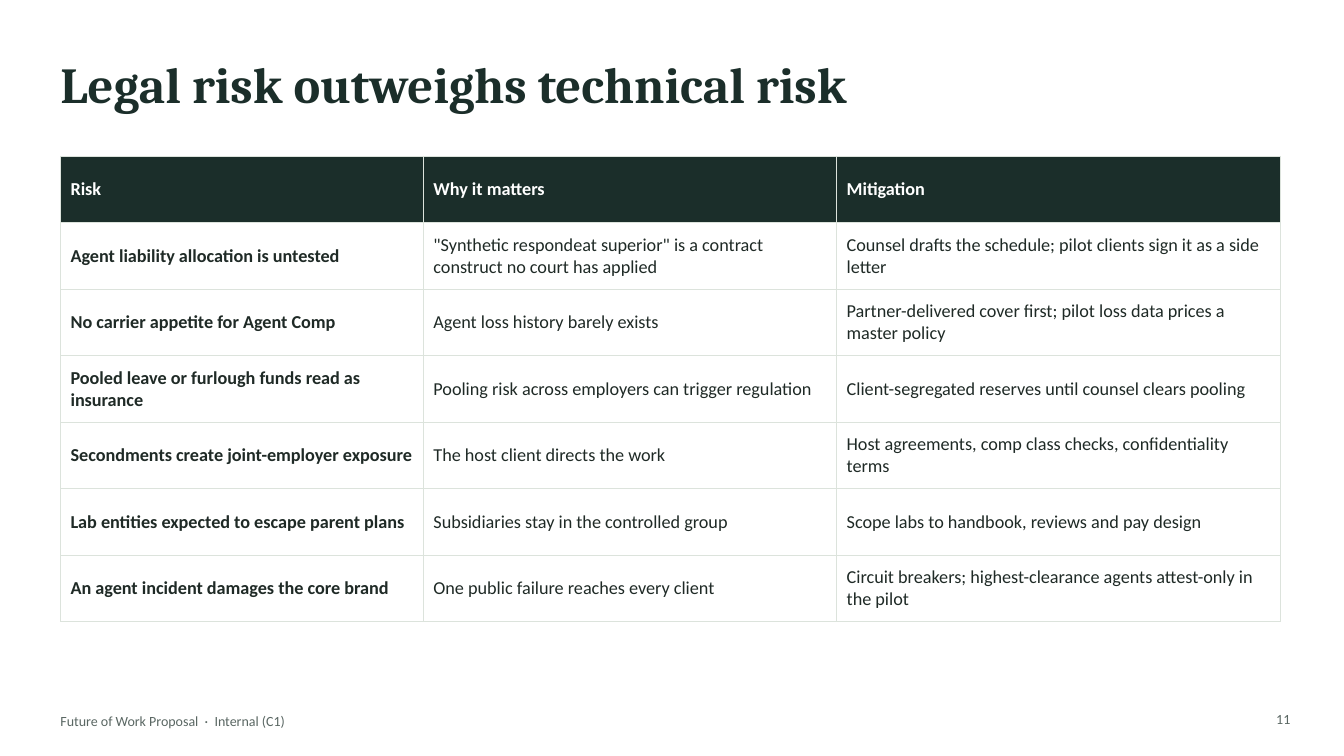
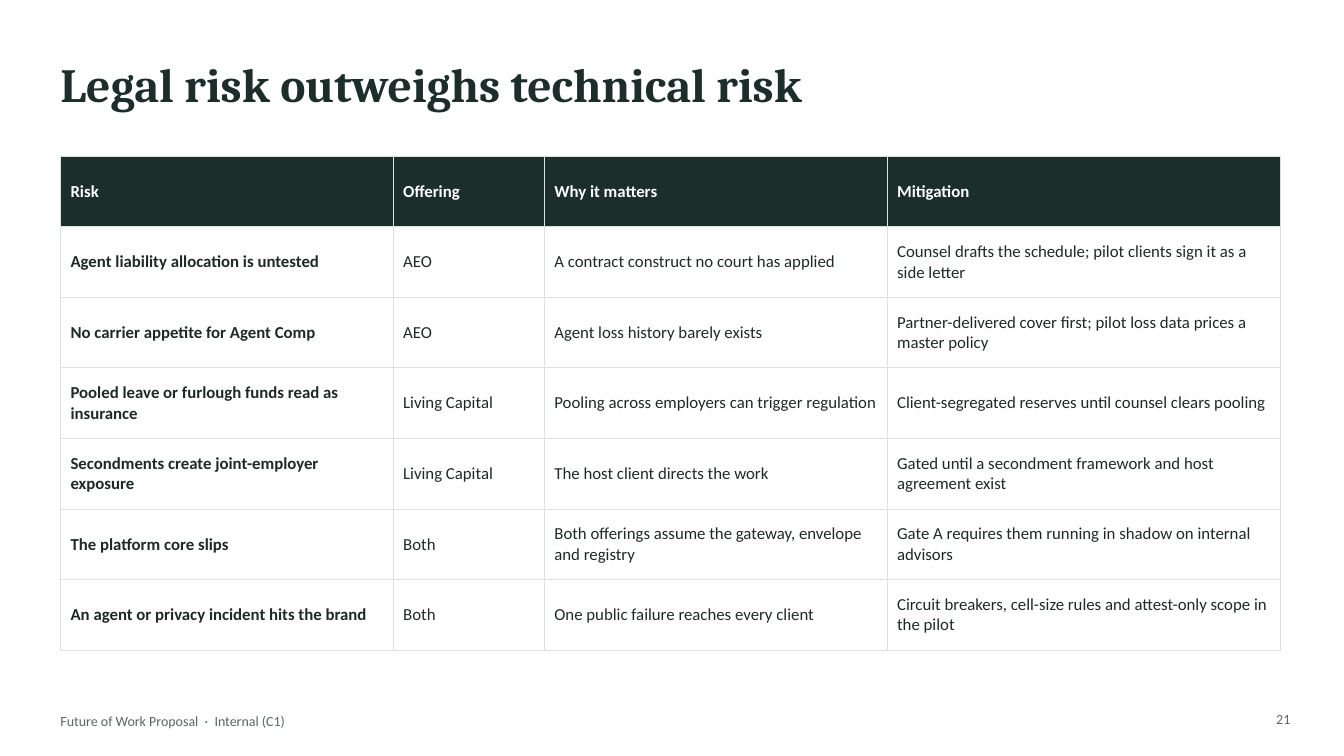
Before and after one commit to jeffw5/PLM-Dashboard, a slide deck: slide 21 of HR Services Provider/The Future of Work/Future-of-Work-Proposal.pptx (slide 11 before the commit). Drawn at 1344x756 pixels with LibreOffice and Linux fonts; fonts in the diff are those of the drawing. Boxes give left, top, right and bottom in pixels: in the first picture for what was removed or moved away, otherwise in the second. Text is boxed around its words. In the diff, an @@ line names an element or a change of style, - is before the commit and + after.

```diff
--- a/HR Services Provider/The Future of Work/Future-of-Work-Proposal.pptx
+++ b/HR Services Provider/The Future of Work/Future-of-Work-Proposal.pptx
@@ title "Legal risk outweighs technical risk" at box(60, 69, 801, 112): size 36 to 34 pt @@
@@ table at box(60, 156, 1280, 637) @@
-column 1: Risk | Agent liability allocation is untested | No carrier appetite for Agent Comp | Pooled leave or furlough funds read as insurance | Secondments create joint-employer exposure | Lab entities expected to escape parent plans | An agent incident damages the core brand
-column 2: Why it matters | "Synthetic respondeat superior" is a contract construct no court has applied | Agent loss history barely exists | Pooling risk across employers can trigger regulation | The host client directs the work | Subsidiaries stay in the controlled group | One public failure reaches every client
-column 3: Mitigation | Counsel drafts the schedule; pilot clients sign it as a side letter | Partner-delivered cover first; pilot loss data prices a master policy | Client-segregated reserves until counsel clears pooling | Host agreements, comp class checks, confidentiality terms | Scope labs to handbook, reviews and pay design | Circuit breakers; highest-clearance agents attest-only in the pilot
+column 1: Risk | Agent liability allocation is untested | No carrier appetite for Agent Comp | Pooled leave or furlough funds read as insurance | Secondments create joint-employer exposure | The platform core slips | An agent or privacy incident hits the brand
+column 2: Offering | AEO | AEO | Living Capital | Living Capital | Both | Both
+column 3: Why it matters | A contract construct no court has applied | Agent loss history barely exists | Pooling across employers can trigger regulation | The host client directs the work | Both offerings assume the gateway, envelope and registry | One public failure reaches every client
+column 4: Mitigation | Counsel drafts the schedule; pilot clients sign it as a side letter | Partner-delivered cover first; pilot loss data prices a master policy | Client-segregated reserves until counsel clears pooling | Gated until a secondment framework and host agreement exist | Gate A requires them running in shadow on internal advisors | Circuit breakers, cell-size rules and attest-only scope in the pilot
@@ page number at box(1276, 715, 1290, 724): text changed @@
-11
+21
```
Also in this commit, not shown: 10 other slides changed, 27 slides added, 6 slides removed.
